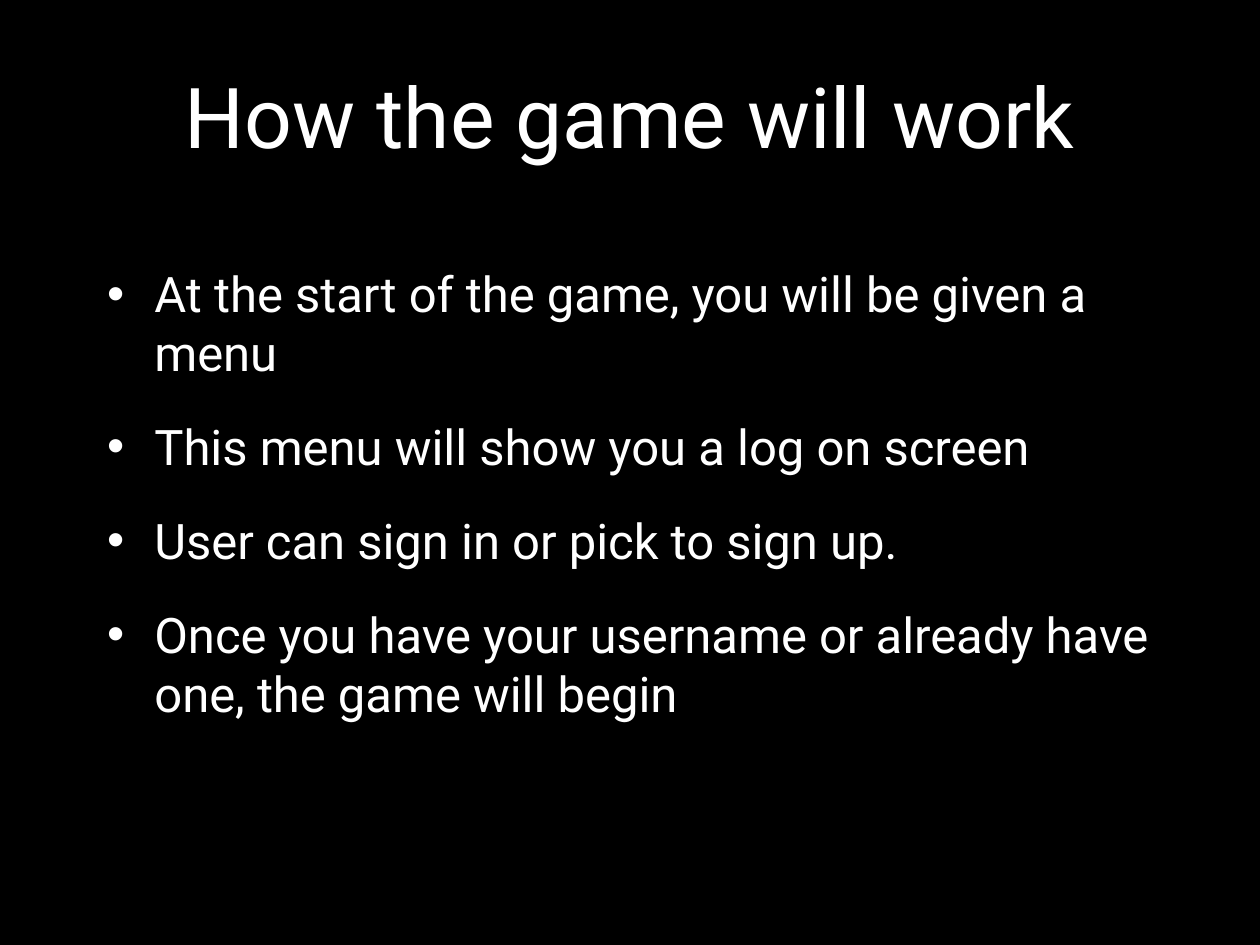
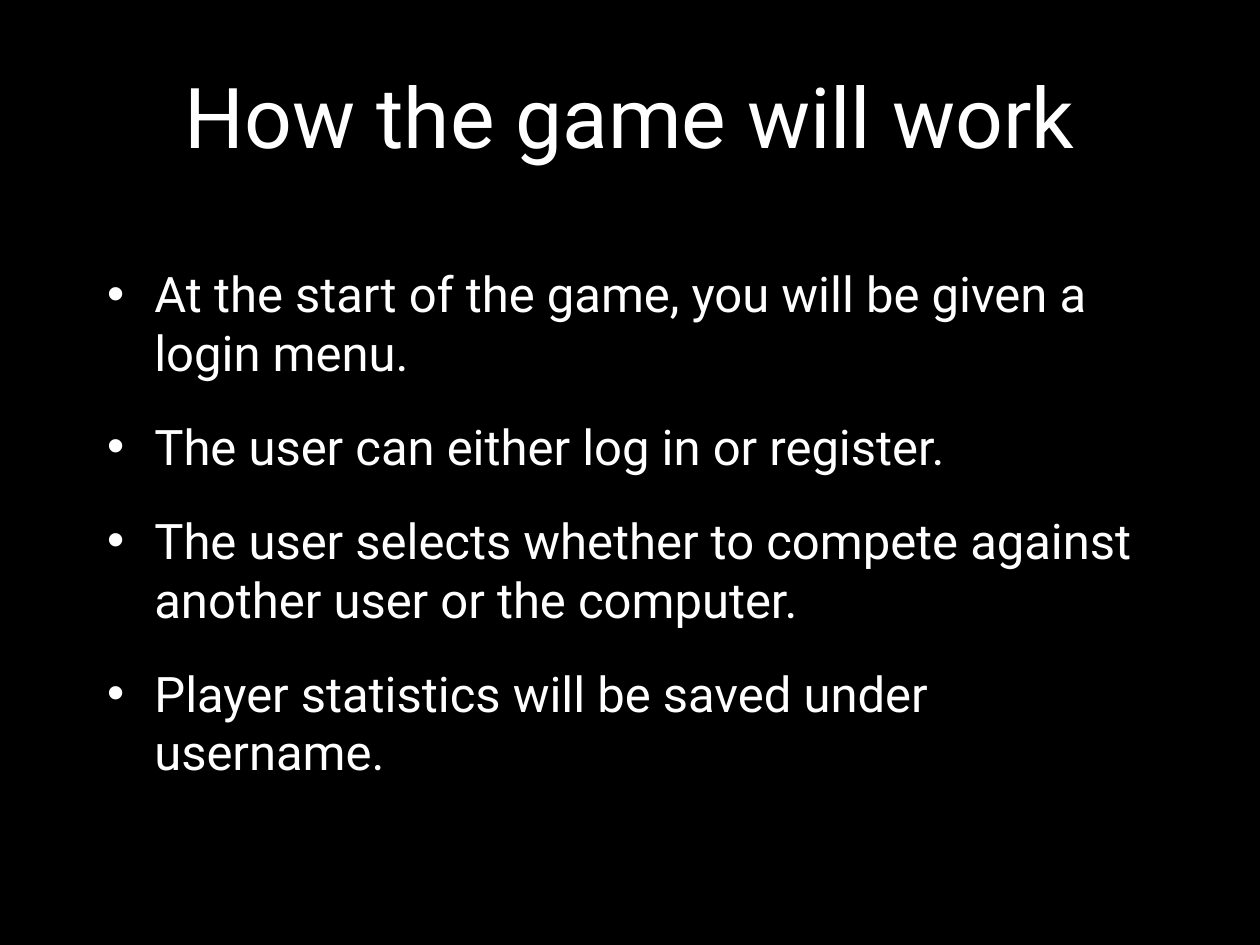
Before and after one commit to Amatarasu/A-Team, a slide deck: slide 4 of Power Point Presentation.pptx. Drawn at 1260x945 pixels with LibreOffice and Linux fonts; fonts in the diff are those of the drawing; background and template pictures are left out. Boxes give left, top, right and bottom in pixels: in the first picture for what was removed or moved away, otherwise in the second. Text is boxed around its words. In the diff, an @@ line names an element or a change of style, - is before the commit and + after.

```diff
--- a/Power Point Presentation.pptx
+++ b/Power Point Presentation.pptx
@@ text at <box>154,274,1131,771</box>: text changed @@
-• At the start of the game, you will be given a menu
-• This menu will show you a log on screen
-• User can sign in or pick to sign up.
-• Once you have your username or already have one, the game will begin
+• At the start of the game, you will be given a login menu.
+• The user can either log in or register.
+• The user selects whether to compete against another user or the computer.
+• Player statistics will be saved under username.
```
Also in this commit, not shown: 5 other slides changed, 1 slide added, 4 other files.
